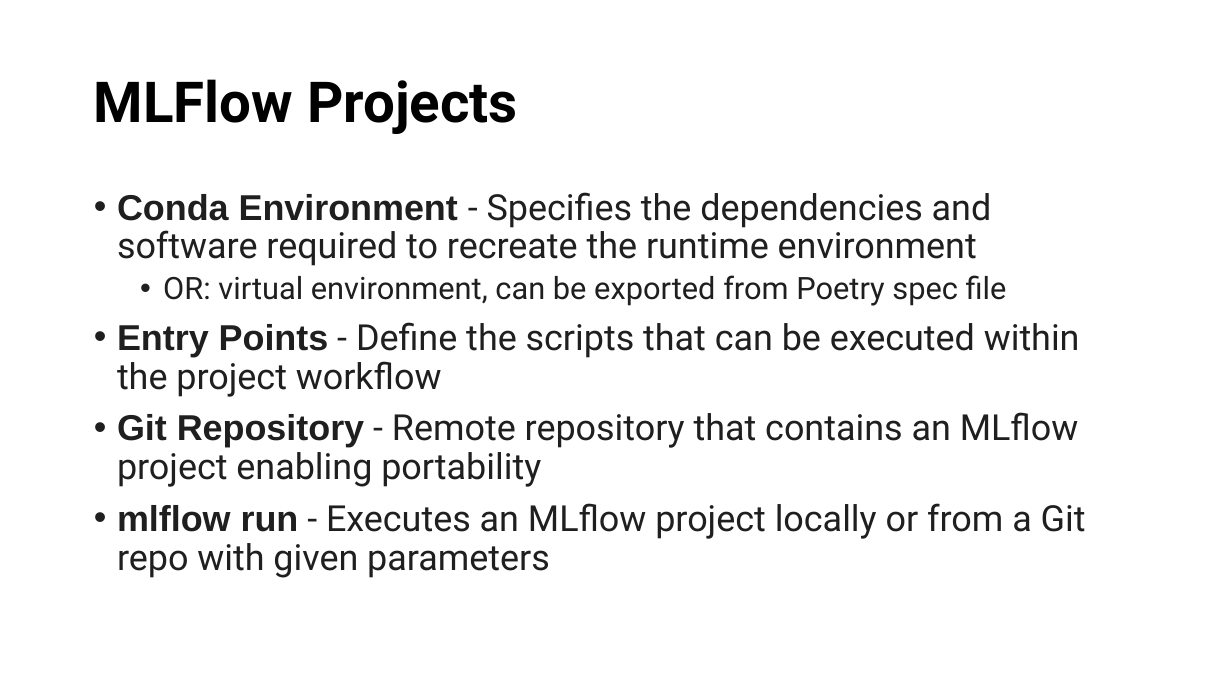
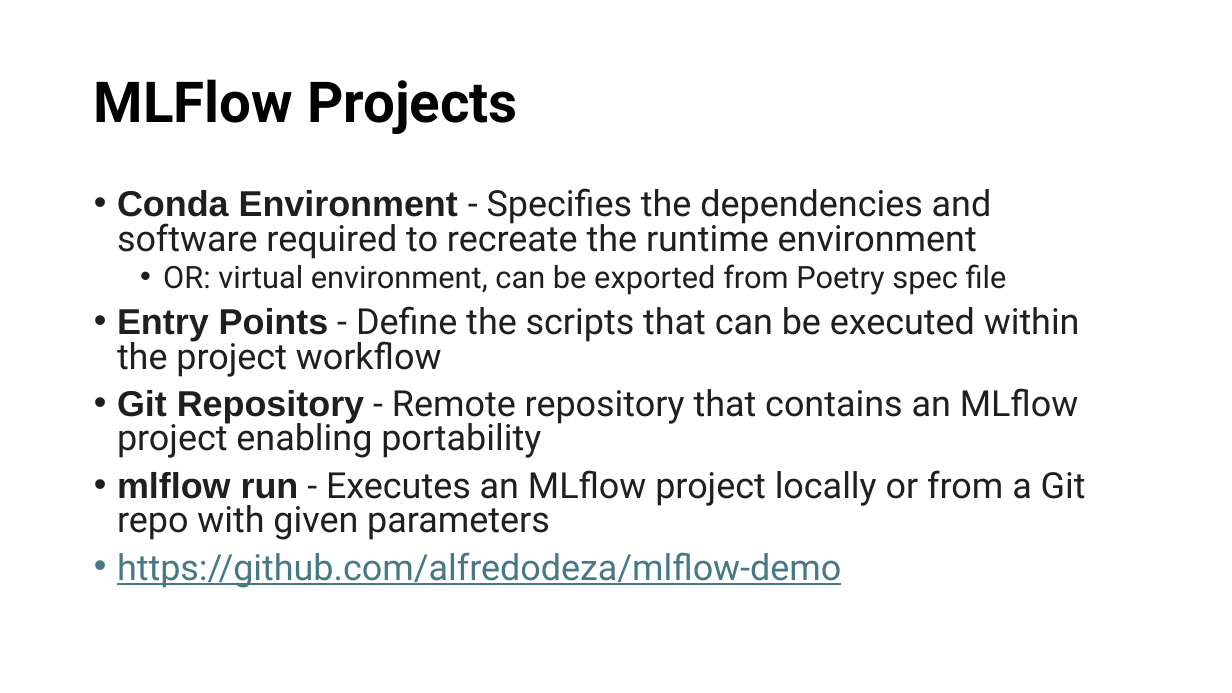
Before and after one commit to lingea-research/MLOps_Workshop, a slide deck: slide 15 of presentation/MLOps-Why-and-How.pptx (slide 14 before the commit). Drawn at 1232x693 pixels with LibreOffice and Linux fonts; fonts in the diff are those of the drawing. Boxes give left, top, right and bottom in pixels: in the first picture for what was removed or moved away, otherwise in the second. Text is boxed around its words. In the diff, an @@ line names an element or a change of style, - is before the commit and + after.

```diff
--- a/presentation/MLOps-Why-and-How.pptx
+++ b/presentation/MLOps-Why-and-How.pptx
@@ text at [117,188,1086,540]: line spacing 0.9 to 0.8 @@
@@ text at [117,552,841,588]: paragraph added @@
+• https://github.com/alfredodeza/mlflow-demo
```
Also in this commit, not shown: 6 other slides changed, 2 slides added, 7 other files.
